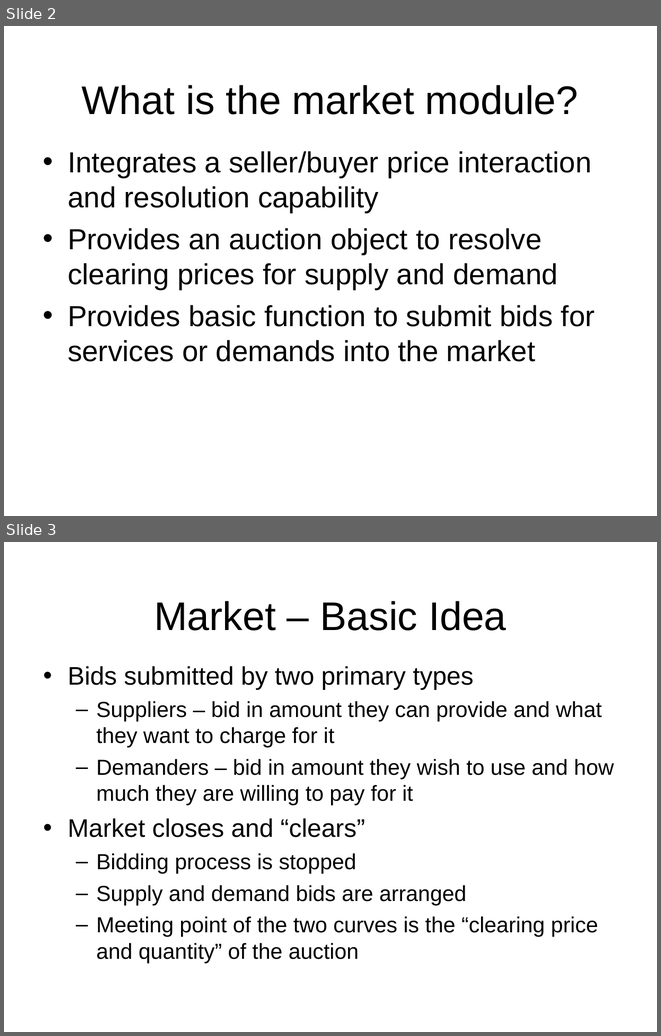
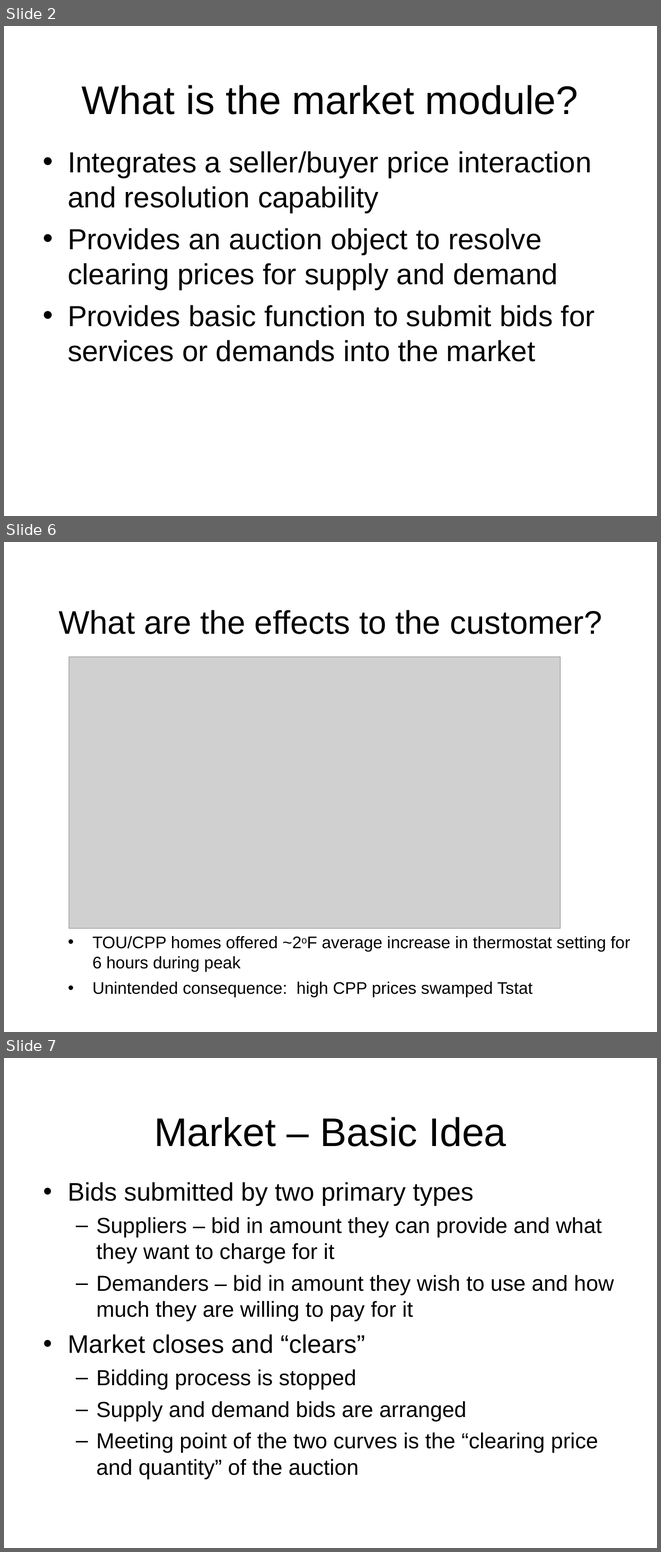
Before and after one commit to gridlab-d/course, a slide deck: FourDayCourse/5.1 - Market Module.ppt. Shown one above the other, each under a label of ours: slides 2 and 3 before the commit, slides 2, 6 and 7 after it; the slides between them are not shown. The pictures are 661x1036 and 661x1552 pixels, drawn with LibreOffice and Linux fonts; fonts in the diff are those of the drawing; grey boxes stand for pictures; background and template pictures are left out. Boxes give left, top, right and bottom in pixels: in the first picture for what was removed or moved away, otherwise in the second. Text is boxed around its words. In the diff, an @@ line names an element or a change of style, - is before the commit and + after.

```diff
--- a/FourDayCourse/5.1 - Market Module.ppt
+++ b/FourDayCourse/5.1 - Market Module.ppt
@@ slide 6 added at (x1=4, y1=542, x2=657, y2=1032), background picture (left out) @@
@@ title added at (x1=59, y1=610, x2=602, y2=634), 36 pt, text #000000 @@
+What are the effects to the customer?
@@ picture added at (x1=69, y1=657, x2=560, y2=928) @@
@@ text added at (x1=93, y1=936, x2=630, y2=997), 18.5 pt, text #000000 @@
+• TOU/CPP homes offered ~2oF average increase in thermostat setting for 6 hours during peak
+• Unintended consequence: high CPP prices swamped Tstat
@@ what was slide 3 is now slide 7 @@
```
Also in this commit, not shown: 5 slides changed, 5 other slides added, 1 slide removed, 13 other files.
